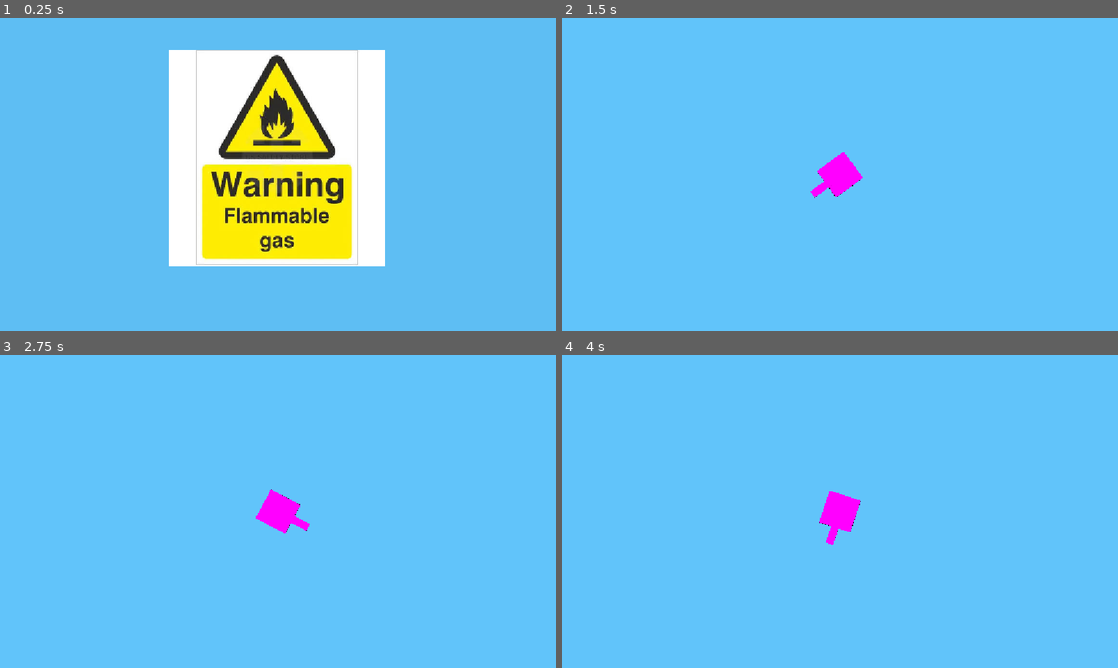
Above: before the commit, frames 1-4 (two rows, left to right).
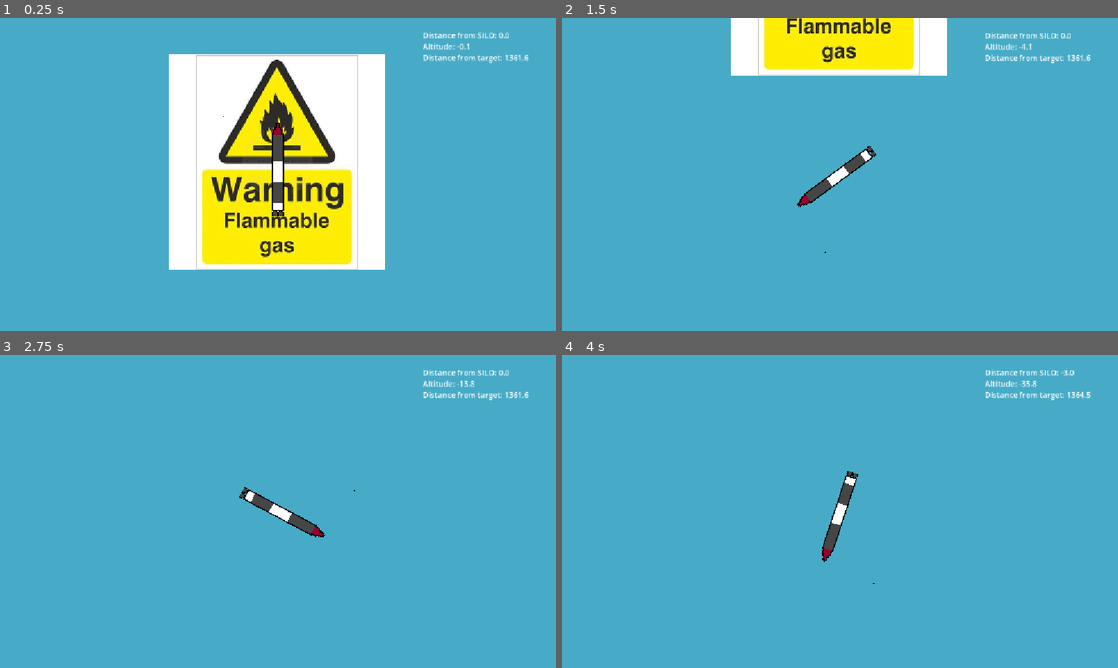
Above: after the commit, the same moments.

Repository: moocow-web/silogame
Game: Godot game, scene res://main.tscn
Two runs of this game, one before a commit and one after it. Both use one fixed random seed, a clock stepped at 60 frames per second and the inputs below.
Inputs (mouse positions are in pixels of both pictures, inside the frame that each line leads up to):
- Up to frame 1 (0.25 s): no input
- Up to frame 2 (1.5 s): tap Enter at 0.5 s; move the mouse to (962, 158) at 0.52 s; hold Right (ui_right) 0.53-1.28 s; tap Alt at 0.6 s; click (962, 158) at 0.67 s; move the mouse to (728, 190) at 1.27 s; hold Down from 1.28 s (still down); tap Shift at 1.35 s
- Up to frame 3 (2.75 s): move the mouse to (333, 442) at 2.02 s; release Down at 2.03 s; hold Right (ui_right) from 2.03 s (still down); tap Alt at 2.1 s
- Up to frame 4 (4 s): move the mouse to (812, 574) at 2.77 s; release Right (ui_right) at 2.78 s; hold Up (ui_up) 2.78-3.53 s; tap Shift at 2.85 s; click (812, 574) at 2.92 s; move the mouse to (1006, 558) at 3.52 s; hold Left (ui_left) from 3.53 s (still down); tap Alt at 3.6 s

The runs differ from the first frame. In frame 1, 80% of the frame differs, in the area x 0-100%, y 0-100%; in frame 2, 100%; in frame 3, 100%; in frame 4, 100%.

Commit message:
physics update + sprite implementation

Diff:
--- a/color_rect.gd
+++ b/color_rect.gd
@@ -2,11 +2,12 @@
 var alt
 @onready var cam: Camera2D = $"../Camera2D"
 func _process(delta: float) -> void:
-	alt = position.y / -10000
+	alt = position.y + 2000
+	alt = alt / -20000
 	alt = 1 - alt
 	if alt <= 0.1:
 		alt = 0.1
 	position = cam.position
 	position.x += -600
 	position.y += -330
-	color = Color(0.38, 0.77, 0.98, alt)
+	color = Color(0.28, 0.67, 0.78, alt)
--- /dev/null
+++ b/gui.gd
@@ -0,0 +1,7 @@
+extends RichTextLabel
+@onready var missile: CharacterBody2D = $"../missile"
+@onready var target: Area2D = $"../target"
+func _process(delta: float) -> void:
+	position.x = missile.position.x + 300
+	position.y = missile.position.y - 300
+	text = str("Distance from SILO: ", snapped(missile.position.x / 100, .1), "\nAltitude: ", snapped(missile.position.y / -100, .1), "\nDistance from target: ", snapped((target.position.x - missile.position.x) / 100, .1))
--- a/main.tscn
+++ b/main.tscn
@@ -4,38 +4,36 @@
 [ext_resource type="Script" uid="uid://boa5scnw8xkf7" path="res://camera_2d.gd" id="1_h2yge"]
 [ext_resource type="Script" uid="uid://106a4ph568sd" path="res://missile.gd" id="2_1bvp3"]
 [ext_resource type="Script" uid="uid://ca2i45fkr4745" path="res://silo.gd" id="3_7mycd"]
+[ext_resource type="Texture2D" uid="uid://d03gkifnacijy" path="res://pixil-frame-0 (3).png" id="4_4c57u"]
 [ext_resource type="Texture2D" uid="uid://chh4frnf2skxw" path="res://images.jpeg" id="4_272bh"]
 [ext_resource type="Script" uid="uid://cnvbf81dyt381" path="res://target.gd" id="5_5vw27"]
 [ext_resource type="Texture2D" uid="uid://cdcj85jpx8bqq" path="res://IMG_3713.jpg" id="6_kek77"]
 [ext_resource type="Script" uid="uid://b0kf8r80jh3t8" path="res://color_rect.gd" id="8_5vw27"]
 [ext_resource type="Script" uid="uid://bifahacovwxo" path="res://color_rect_2.gd" id="9_kek77"]
-
-[sub_resource type="NoiseTexture2D" id="NoiseTexture2D_jxeih"]
+[ext_resource type="Script" uid="uid://3vrwfcdy54xu" path="res://gui.gd" id="11_efxa6"]
 
 [node name="Node2D" type="Node2D" unique_id=53622807]
 script = ExtResource("1_272bh")
 
 [node name="Camera2D" type="Camera2D" parent="." unique_id=1132158053]
+scale = Vector2(0.9784212, 1.003733)
 script = ExtResource("1_h2yge")
 
 [node name="missile" type="CharacterBody2D" parent="." unique_id=1458331785]
+position = Vector2(0, -1)
 script = ExtResource("2_1bvp3")
 
 [node name="Sprite2D" type="Sprite2D" parent="missile" unique_id=1428702141]
-position = Vector2(0, -0.2499969)
-scale = Vector2(0.1328125, 0.13574219)
-texture = SubResource("NoiseTexture2D_jxeih")
-
-[node name="Sprite2D2" type="Sprite2D" parent="missile" unique_id=636786025]
-position = Vector2(-1.9073486e-06, -46)
-scale = Vector2(0.031249998, 0.09716797)
-texture = SubResource("NoiseTexture2D_jxeih")
+z_index = 8
+position = Vector2(7, -1.0000001)
+scale = Vector2(0.48640627, 0.4793711)
+texture = ExtResource("4_4c57u")
 
 [node name="silo" type="Area2D" parent="." unique_id=1447983525]
 script = ExtResource("3_7mycd")
 
-[node name="Sprite2D" type="Sprite2D" parent="silo" unique_id=519306228]
-position = Vector2(-2, -2)
+[node name="Sprite2D" type="Sprite2D" parent="." unique_id=519306228]
+position = Vector2(-2, -13)
 texture = ExtResource("4_272bh")
 
 [node name="target" type="Area2D" parent="." unique_id=571405213]
@@ -60,3 +58,8 @@
 offset_right = 618.0
 offset_bottom = 325.0
 script = ExtResource("9_kek77")
+
+[node name="gui" type="RichTextLabel" parent="." unique_id=1800561929]
+offset_right = 258.0
+offset_bottom = 156.0
+script = ExtResource("11_efxa6")
--- a/missile.gd
+++ b/missile.gd
@@ -8,12 +8,12 @@
 const trailScene1 = preload("uid://b50xxm4xpukdk")
 const trailScene2 = preload("uid://cf4ghvv1cma2v")
 func _physics_process(delta: float) -> void:
-	velocity.y += 20
+	velocity.y += 10
 	thrust = 0
 	angular_velocity = angular_velocity * damp
 	if Input.is_action_pressed("ui_up"):
-		velocity.y += -50 * cos(rotation)
-		velocity.x += 50 * sin(rotation)
+		velocity.y += -25 * cos(rotation) #calculates thrust
+		velocity.x += 25 * sin(rotation)
 		fuel += -1
 		thrust = 1
 	if Input.is_action_pressed("ui_left"):
@@ -32,7 +32,7 @@
 		trail.position = Vector2(position.x, position.y)
 		add_sibling(trail)
 		trun = 0
-	print(trun)
+	print(velocity, trun)
 	trun += 1
 	move_and_slide()
 	if velocity.x > 0:
@@ -43,11 +43,11 @@
 		velocity.y += -4
 	if velocity.y < 0:
 		velocity.y += 4
-	if velocity.x > 10000:
-		velocity.x = 10000
-	if velocity.x < -10000:
-		velocity.x = -10000
-	if velocity.y < -10000:
-		velocity.y = -10000
-	if velocity.y > 10000:
-		velocity.y = 10000
+	if velocity.x > 4000:
+		velocity.x = 4000
+	if velocity.x < -4000:
+		velocity.x = -4000
+	if velocity.y < -4000:
+		velocity.y = -4000
+	if velocity.y > 4000:
+		velocity.y = 1000
--- a/target.gd
+++ b/target.gd
@@ -1,6 +1,6 @@
 extends Area2D
 func _ready() -> void:
-	position.x = randi_range(1, 1000000)
+	position.x = randi_range(1, 600000)
 func _process(delta: float) -> void:
 	pass
 #	print(position.x)
Not shown, added: gui.gd.uid
Binary file added: pixil-frame-0 (3).png
Not shown, added: pixil-frame-0 (3).png.import
